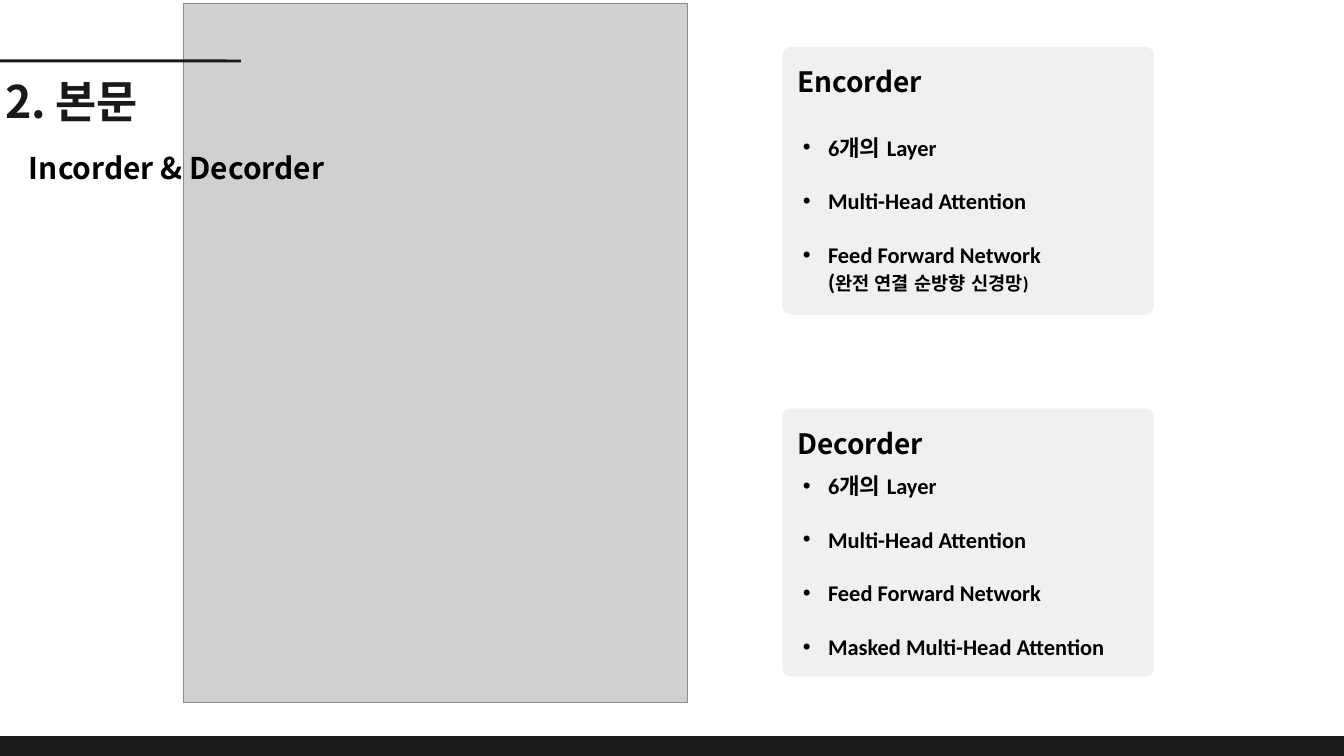
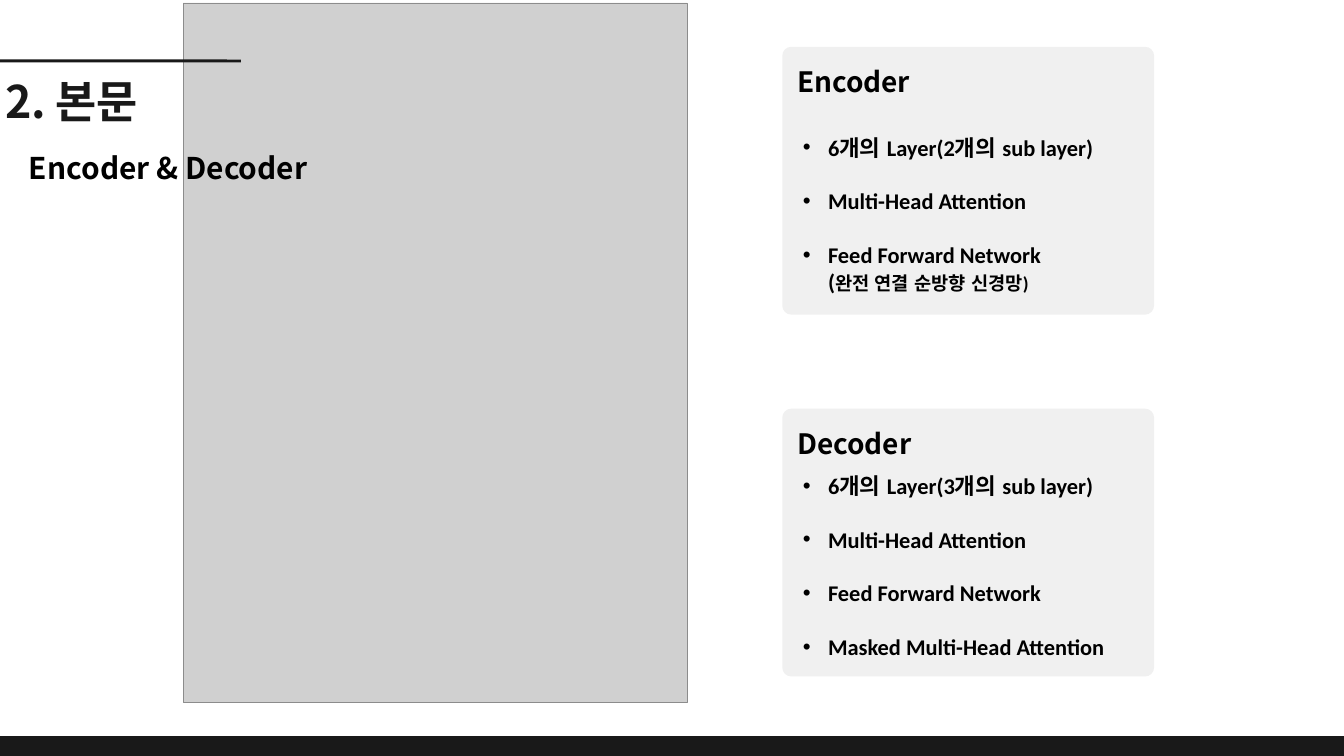
Before and after one commit to dbehdrbs0806/4th_2sem, a slide deck: slide 5 of ReinforcementLearning/20204077_유동균_Transformer 발표.pptx. Drawn at 1344x756 pixels with LibreOffice and Linux fonts; fonts in the diff are those of the drawing; grey boxes stand for pictures. Boxes give left, top, right and bottom in pixels: in the first picture for what was removed or moved away, otherwise in the second. Text is boxed around its words. In the diff, an @@ line names an element or a change of style, - is before the commit and + after.

```diff
--- a/ReinforcementLearning/20204077_유동균_Transformer 발표.pptx
+++ b/ReinforcementLearning/20204077_유동균_Transformer 발표.pptx
@@ text at (797, 69, 910, 93): text changed @@
-Encorder
+Encoder
@@ text at (828, 137, 1093, 160): text changed @@
-• 6개의 Layer
+• 6개의 Layer(2개의 sub layer)
@@ text at (29, 155, 307, 180): text changed @@
-Incorder & Decorder
+Encoder & Decoder
@@ text at (797, 431, 911, 455): text changed @@
-Decorder
+Decoder
@@ text at (828, 475, 1093, 498): text changed @@
-• 6개의 Layer
+• 6개의 Layer(3개의 sub layer)
```
Also in this commit, not shown: 7 other slides changed, 1 other file.
